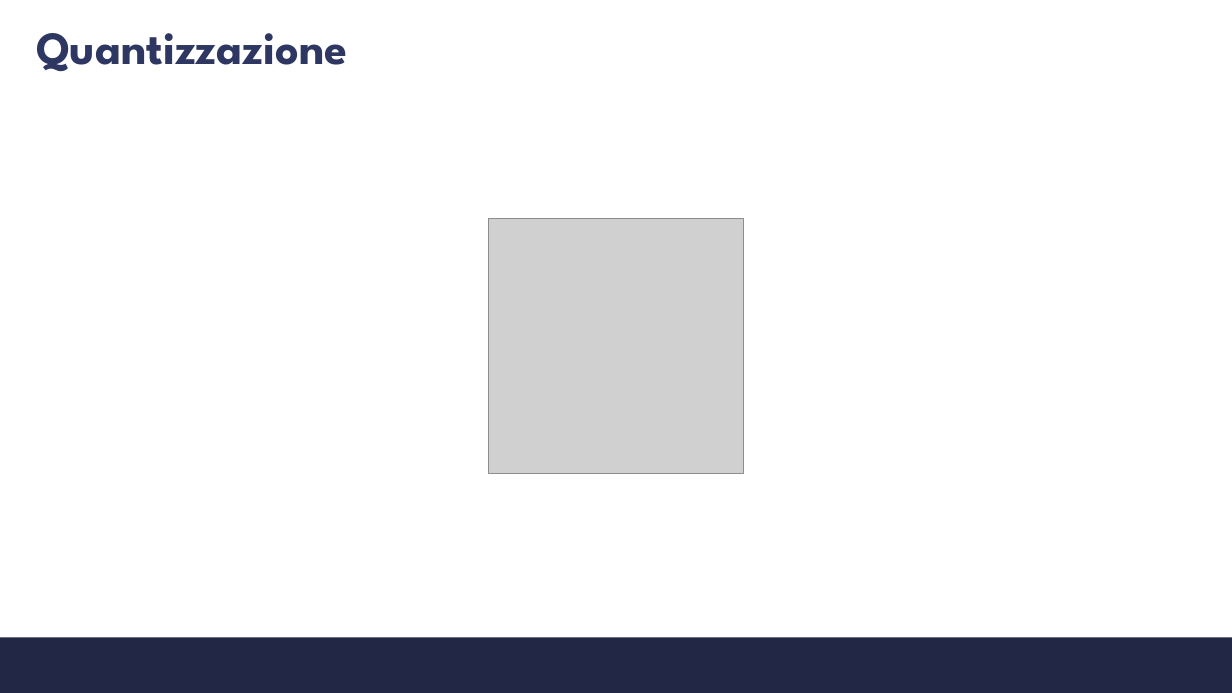
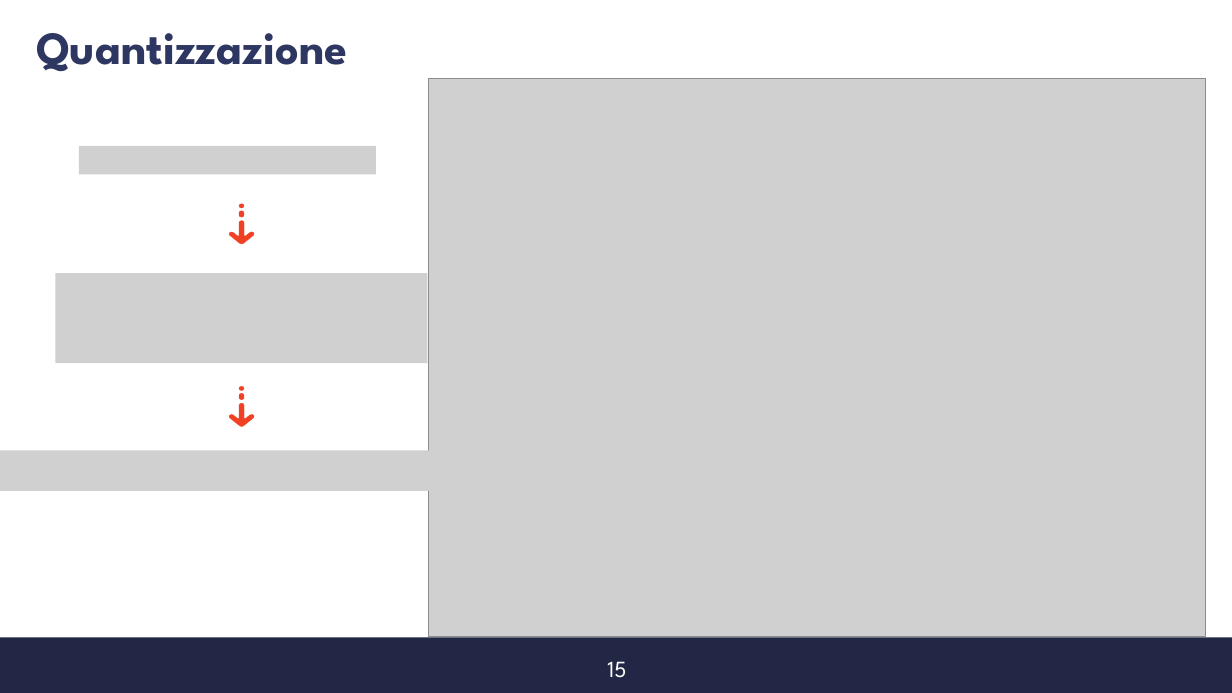
Before and after one commit to s347960/Presentazione, a slide deck: slide 16 of Presentazione_07_09 (1).pptx (slide 15 before the commit). Drawn at 1232x693 pixels with LibreOffice and Linux fonts; fonts in the diff are those of the drawing; grey boxes stand for pictures; background and template pictures are left out. Boxes give left, top, right and bottom in pixels: in the first picture for what was removed or moved away, otherwise in the second. Text is boxed around its words. In the diff, an @@ line names an element or a change of style, - is before the commit and + after.

```diff
--- a/Presentazione_07_09 (1).pptx
+++ b/Presentazione_07_09 (1).pptx
@@ picture added at <box>428,79,1205,637</box> @@
@@ picture added at <box>79,146,376,175</box> @@
@@ freeform shape added at <box>239,203,244,208</box>, fill #F14124, outline #F14124 0.25 pt @@
@@ freeform shape added at <box>230,220,255,244</box>, fill #F14124, outline #F14124 0.25 pt @@
@@ freeform shape added at <box>239,210,244,218</box>, fill #F14124, outline #F14124 0.25 pt @@
@@ picture removed at <box>489,219,744,474</box> @@
@@ picture added at <box>55,274,428,364</box> @@
@@ freeform shape added at <box>239,386,244,391</box>, fill #F14124, outline #F14124 0.25 pt @@
@@ freeform shape added at <box>230,403,255,427</box>, fill #F14124, outline #F14124 0.25 pt @@
@@ freeform shape added at <box>239,392,244,400</box>, fill #F14124, outline #F14124 0.25 pt @@
@@ picture added at <box>0,450,527,491</box> @@
@@ text added at <box>607,661,626,678</box>, 18 pt, text #FFFFFF @@
+15
```
Also in this commit, not shown: 16 other slides changed, 4 slides added, 2 slides removed.
